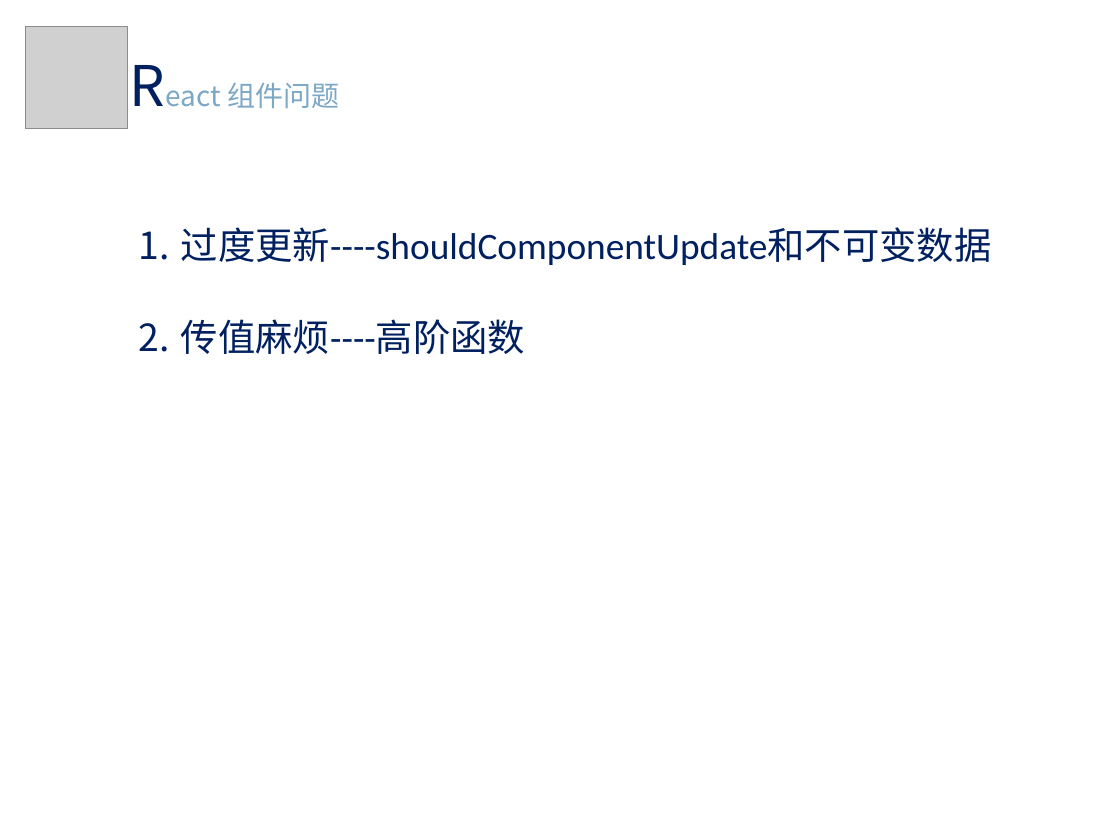
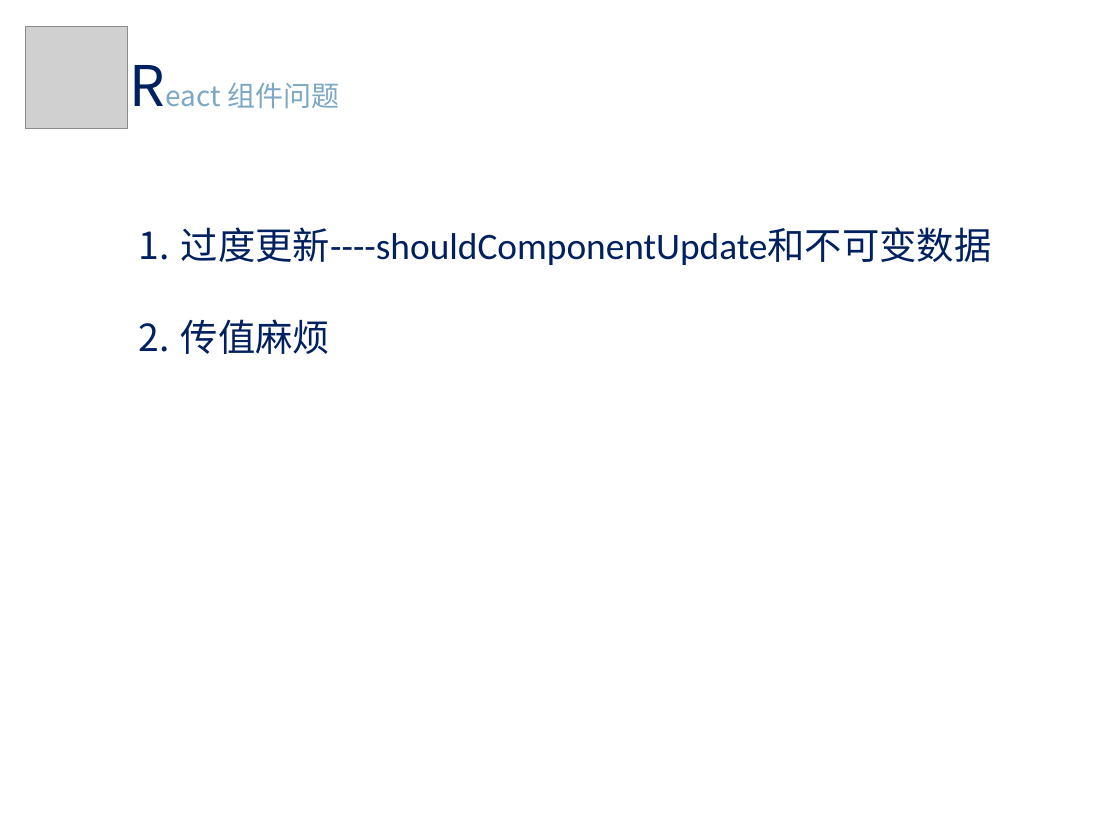
Before and after one commit to m544498510/may-web-app, a slide deck: slide 17 of new_doc/react share.pptx (slide 16 before the commit). Drawn at 1120x840 pixels with LibreOffice and Linux fonts; fonts in the diff are those of the drawing; grey boxes stand for pictures. Boxes give left, top, right and bottom in pixels: in the first picture for what was removed or moved away, otherwise in the second. Text is boxed around its words. In the diff, an @@ line names an element or a change of style, - is before the commit and + after.

```diff
--- a/new_doc/react share.pptx
+++ b/new_doc/react share.pptx
@@ text at (x1=181, y1=319, x2=330, y2=354): text changed @@
-2. 传值麻烦----高阶函数
+2. 传值麻烦
```
Also in this commit, not shown: 4 other slides changed.
